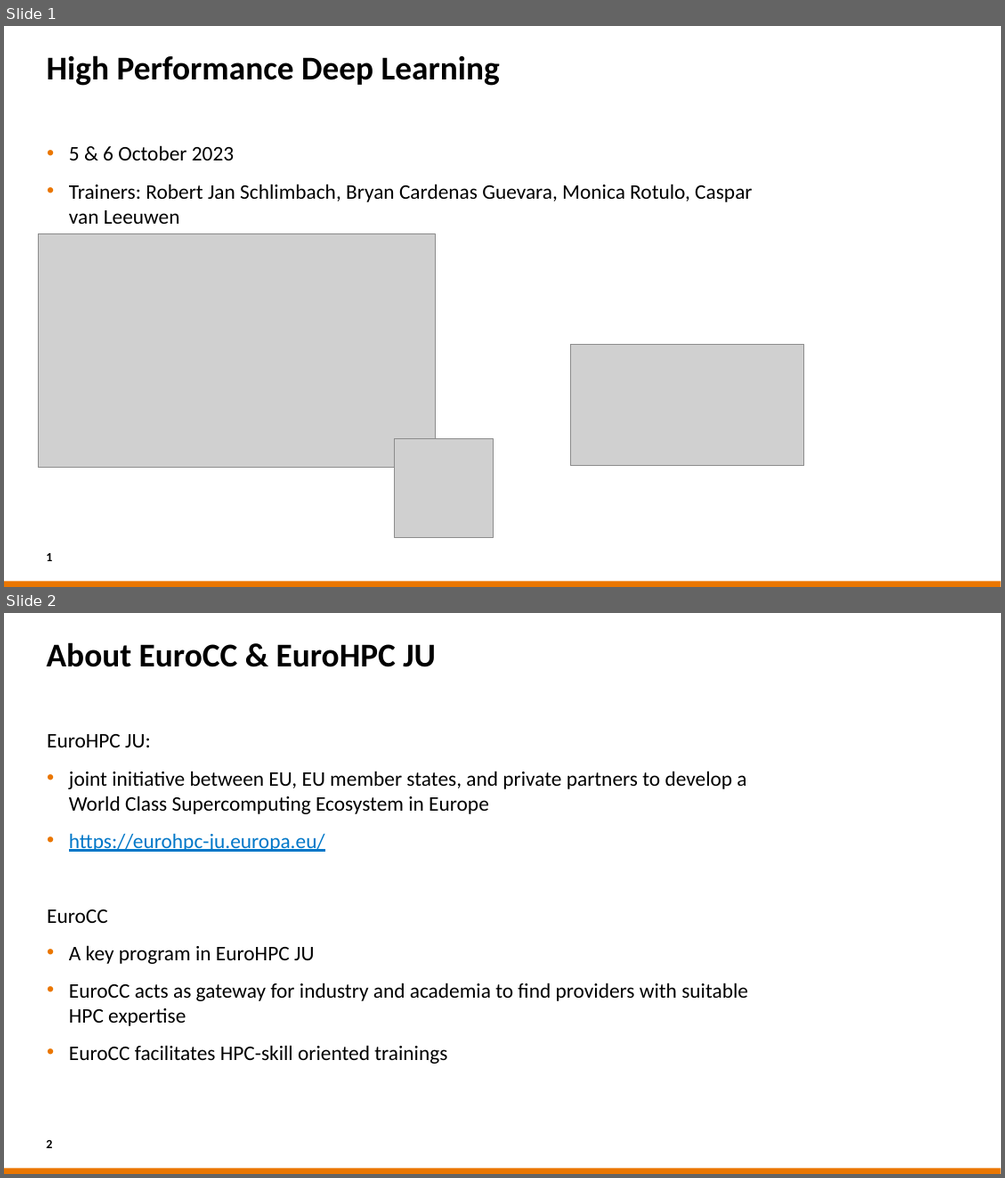
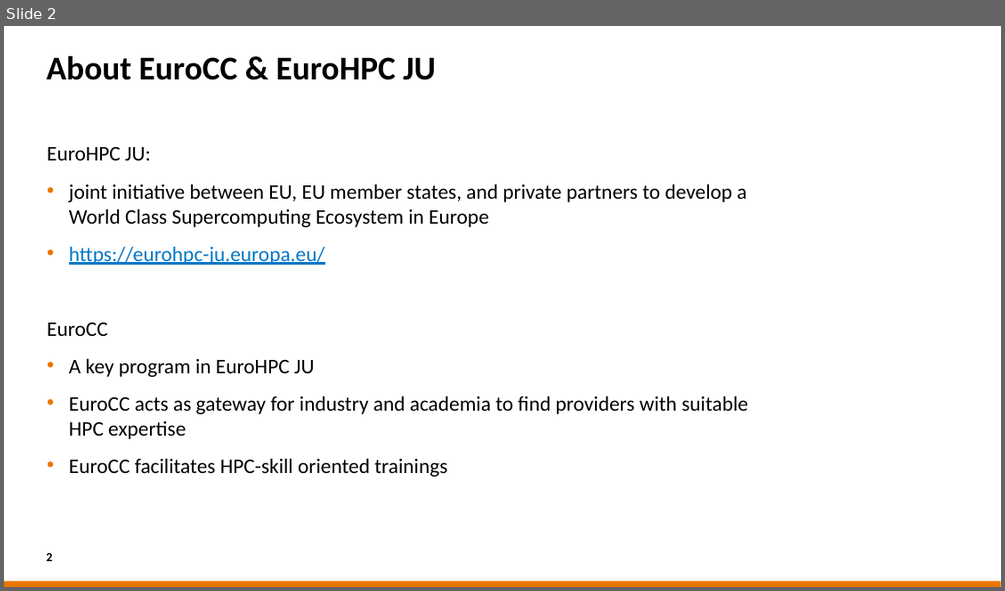
Before and after one commit to sara-nl/HPML-course-materials, a slide deck: Day1/slides/EuroHPC_HPML_welcome.pptx. Shown one above the other, each under a label of ours: slides 1 and 2 before the commit, slide 2 after it. The pictures are 1005x1178 and 1005x591 pixels, drawn with LibreOffice and Linux fonts; fonts in the diff are those of the drawing; grey boxes stand for pictures; background and template pictures are left out. Boxes give left, top, right and bottom in pixels: in the first picture for what was removed or moved away, otherwise in the second. Text is boxed around its words. In the diff, an @@ line names an element or a change of style, - is before the commit and + after.

```diff
--- a/Day1/slides/EuroHPC_HPML_welcome.pptx
+++ b/Day1/slides/EuroHPC_HPML_welcome.pptx
@@ slide 1 removed at [4,26,1001,587], background #FFFFFF; not listed: 1 template element that a slide beside it also shows @@
@@ title removed at [47,55,500,86] @@
-High Performance Deep Learning
@@ text removed at [69,145,752,224] @@
-• 5 & 6 October 2023
-• Trainers: Robert Jan Schlimbach, Bryan Cardenas Guevara, Monica Rotulo, Caspar van Leeuwen
@@ picture removed at [39,233,435,467] @@
@@ picture removed at [570,344,803,465] @@
@@ picture removed at [395,438,493,537] @@
@@ page number removed at [46,553,52,561] @@
-1
```
Also in this commit, not shown: 4 slides changed, 1 slide added, 2 other slides removed, 1 other file.
